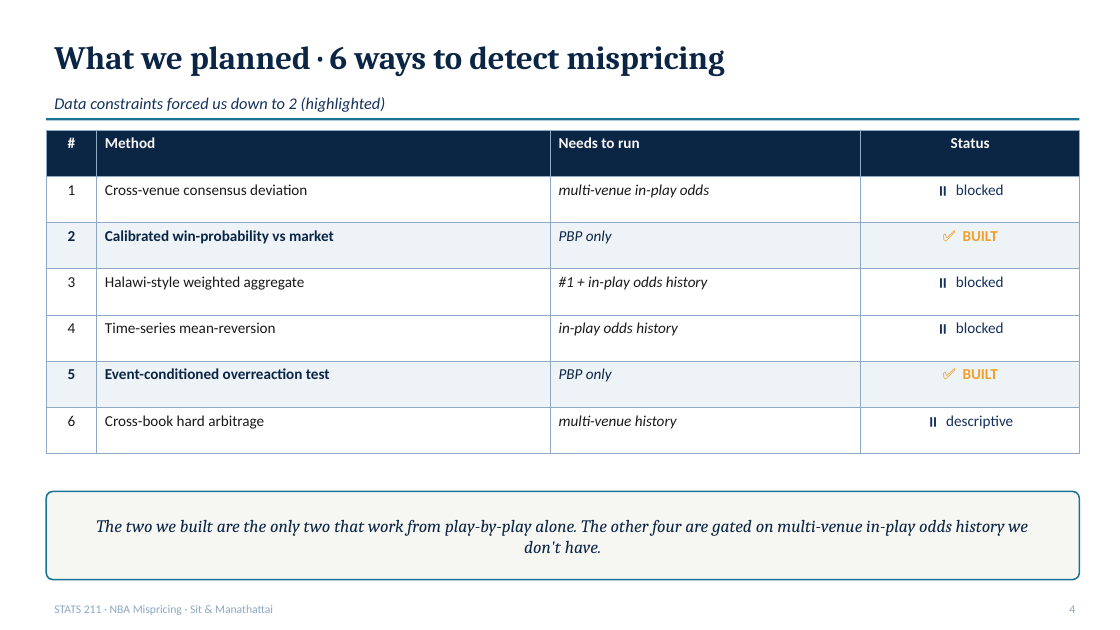
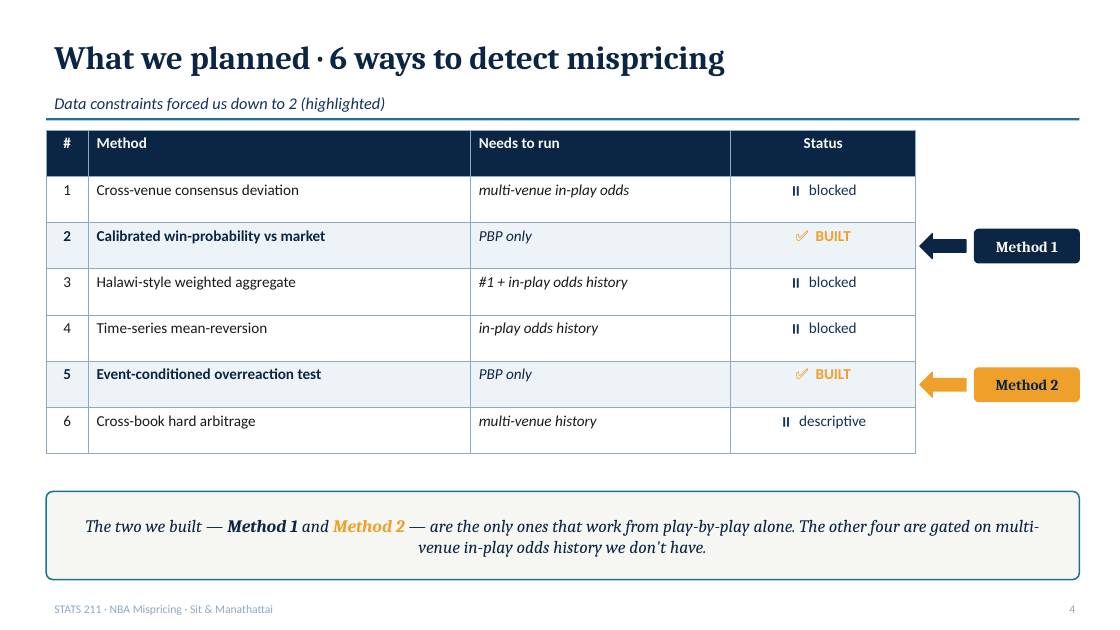
Before and after one commit to ivan-sit/live-nba-market-mispricing-detection, a slide deck: slide 4 of slides/final_deck.pptx. Drawn at 1120x630 pixels with LibreOffice and Linux fonts; fonts in the diff are those of the drawing. Boxes give left, top, right and bottom in pixels: in the first picture for what was removed or moved away, otherwise in the second. Text is boxed around its words. In the diff, an @@ line names an element or a change of style, - is before the commit and + after.

```diff
--- a/slides/final_deck.pptx
+++ b/slides/final_deck.pptx
@@ table: place and size @@
-table at (46, 130, 1080, 433)
+table at (46, 130, 916, 433)
@@ left arrow added at (920, 234, 966, 259), fill #0B2545, outline #0B2545 1 pt @@
@@ rounded rectangle added at (975, 229, 1080, 263), fill #0B2545, outline #0B2545 1 pt @@
@@ text added at (996, 241, 1058, 252), 13 pt, text #F6F6F2, bold @@
+Method 1
@@ left arrow added at (920, 372, 966, 397), fill #EEA02B, outline #EEA02B 1 pt @@
@@ rounded rectangle added at (975, 368, 1080, 402), fill #EEA02B, outline #EEA02B 1 pt @@
@@ text added at (996, 379, 1059, 390), 13 pt, text #0B2545, bold @@
+Method 2
@@ text at (86, 520, 1040, 557): text changed @@
-The two we built are the only two that work from play-by-play alone. The other four are gated on multi-venue in-play odds history we don't have.
+The two we built — Method 1 and Method 2 — are the only ones that work from play-by-play alone. The other four are gated on multi-venue in-play odds history we don't have.
```
Also in this commit, not shown: 2 other files.
